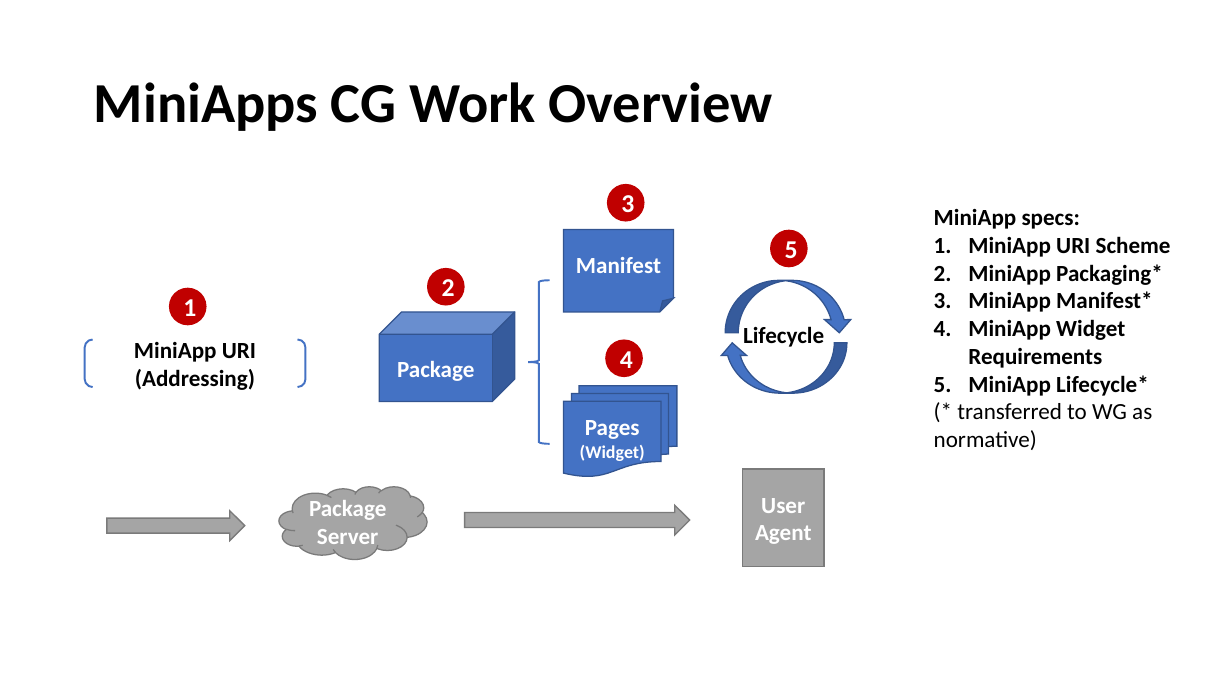
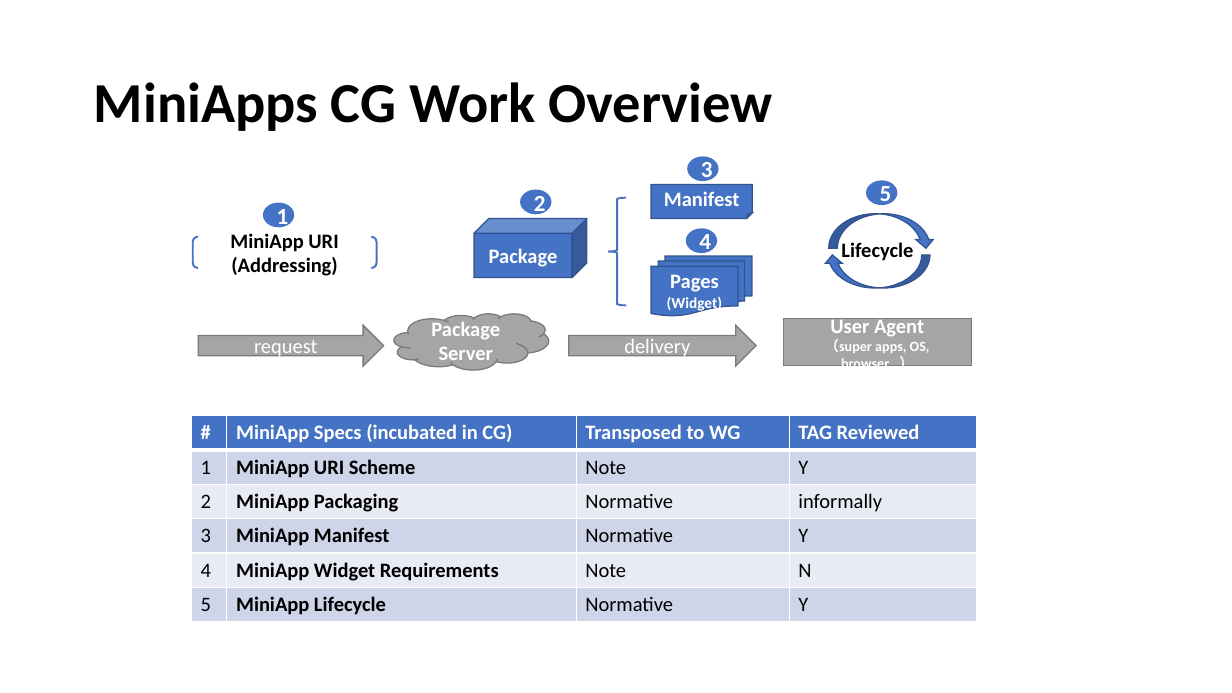
Before and after one commit to w3c/miniapp-docs, a slide deck: slide 2 of ac2021/CG-work.pptx. Drawn at 1232x693 pixels with LibreOffice and Linux fonts; fonts in the diff are those of the drawing; background and template pictures are left out. Boxes give left, top, right and bottom in pixels: in the first picture for what was removed or moved away, otherwise in the second. Text is boxed around its words. In the diff, an @@ line names an element or a change of style, - is before the commit and + after.

Commit message:
ac2021: CG-work-20210320

```diff
--- a/ac2021/CG-work.pptx
+++ b/ac2021/CG-work.pptx
@@ ellipse "3": place and size @@
-ellipse "3" at (607, 184, 645, 222)
+ellipse "3" at (688, 156, 719, 181)
@@ ellipse "1": place and size @@
-ellipse "1" at (169, 287, 207, 325)
+ellipse "1" at (263, 202, 295, 227)
@@ ellipse "2": place and size @@
-ellipse "2" at (427, 268, 465, 306)
+ellipse "2" at (520, 189, 552, 214)
@@ left brace: place and size @@
-left brace at (529, 280, 550, 444)
+left brace at (608, 198, 626, 306)
@@ folded corner "Manifest": place and size @@
-folded corner "Manifest" at (564, 229, 674, 311)
+folded corner "Manifest" at (652, 185, 753, 219)
@@ ellipse "5": place and size @@
-ellipse "5" at (770, 230, 808, 268)
+ellipse "5" at (866, 180, 897, 205)
@@ text removed at (934, 209, 1171, 450) @@
-MiniApp specs:
-1. MiniApp URI Scheme
-2. MiniApp Packaging*
-3. MiniApp Manifest*
-4. MiniApp Widget Requirements
-5. MiniApp Lifecycle*
-(* transferred to WG as normative)
@@ bracket pair "MiniApp URI (Addressing)": place and size @@
-bracket pair "MiniApp URI (Addressing)" at (85, 339, 306, 386)
+bracket pair "MiniApp URI (Addressing)" at (193, 237, 377, 268)
@@ cube "Package": place and size @@
-cube "Package" at (379, 312, 515, 402)
+cube "Package" at (474, 218, 587, 277)
@@ size 20 to 18 pt; fill #C00000 to #4472C4 in 5 elements at (688, 156, 719, 181), (866, 180, 897, 205), (520, 189, 552, 214), (263, 202, 295, 227), (686, 228, 717, 253) @@
@@ ellipse "4": place and size @@
-ellipse "4" at (605, 339, 643, 377)
+ellipse "4" at (686, 228, 717, 253)
@@ curved down arrow: place and size @@
-curved down arrow at (726, 280, 853, 333)
+curved down arrow at (829, 213, 935, 248)
@@ bracket pair "Lifecycle": place and size @@
-bracket pair "Lifecycle" at (726, 311, 841, 358)
+bracket pair "Lifecycle" at (830, 234, 925, 265)
@@ flow chart multidocument "Pages": place and size @@
-flow chart multidocument "Pages" at (564, 386, 677, 477)
+flow chart multidocument "Pages" at (652, 256, 752, 316)
@@ flow chart multidocument "Pages" at (652, 256, 752, 316): size 18 to 16 pt in "Pages"; size 14 to 12 pt in "(Widget)" @@
@@ curved up arrow: place and size @@
-curved up arrow at (720, 343, 848, 393)
+curved up arrow at (824, 255, 931, 288)
@@ right arrow added at (199, 325, 384, 366), fill #A5A5A5, outline #7A7A7A 1 pt, 16 pt, text #FFFFFF @@
+request
@@ size 18 to 16 pt in 5 elements at (652, 185, 753, 219), (830, 234, 925, 265), (474, 218, 587, 277), (193, 237, 377, 268), (394, 313, 548, 370) @@
@@ cloud "Package Server": place and size @@
-cloud "Package Server" at (279, 487, 427, 560)
+cloud "Package Server" at (394, 313, 548, 370)
@@ right arrow added at (569, 325, 757, 366), fill #A5A5A5, outline #7A7A7A 1 pt, 16 pt, text #FFFFFF @@
+delivery
@@ rectangle "User Agent （super apps, OS, ...": place and size @@
-rectangle "User Agent （super apps, OS, ..." at (743, 470, 824, 567)
+rectangle "User Agent （super apps, OS, ..." at (784, 319, 971, 366)
@@ text in rectangle at (825, 316, 930, 372): text changed; size 18 to 11 pt @@
-User Agent
+User Agent
+（super apps, OS, browser…）
@@ table added at (191, 416, 977, 619), 6 rows, 4 columns @@
+# | MiniApp Specs (incubated in CG) | Transposed to WG | TAG Reviewed
+1 | MiniApp URI Scheme | Note | Y
+2 | MiniApp Packaging | Normative | informally
+3 | MiniApp Manifest | Normative | Y
+4 | MiniApp Widget Requirements | Note | N
+5 | MiniApp Lifecycle | Normative | Y
@@ right arrow removed at (465, 506, 690, 535) @@
@@ right arrow removed at (107, 511, 245, 541) @@
```
Also in this commit, not shown: 3 other slides changed.
